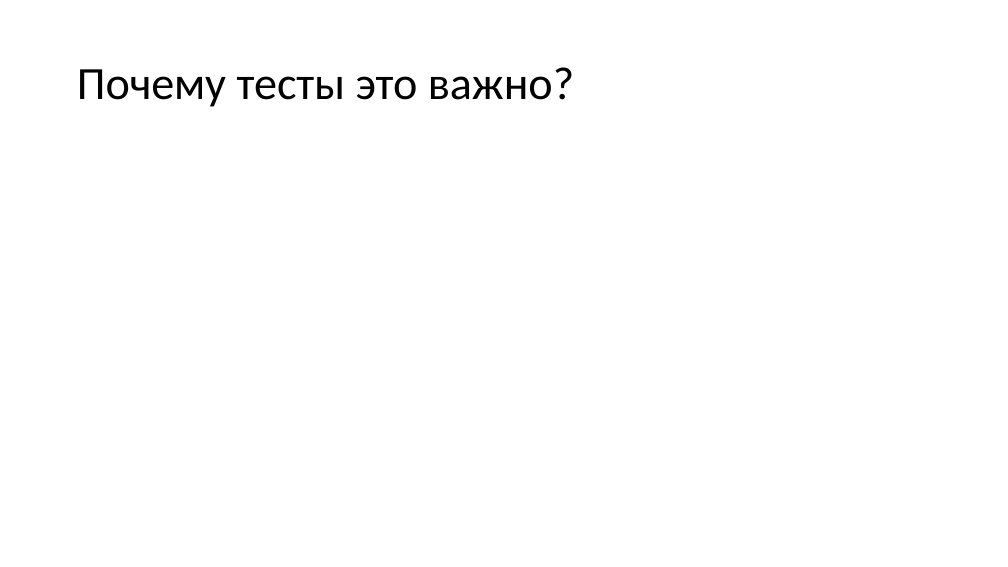
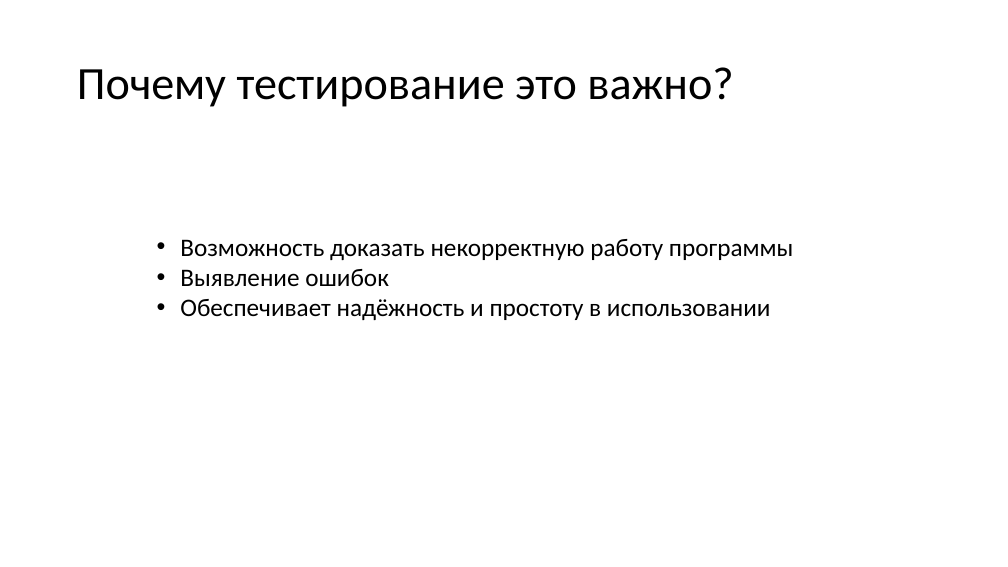
Before and after one commit to N0tilT/Timelon, a slide deck: slide 23 of docs/Timelon.pptx. Drawn at 1008x567 pixels with LibreOffice and Linux fonts; fonts in the diff are those of the drawing. Boxes give left, top, right and bottom in pixels: in the first picture for what was removed or moved away, otherwise in the second. Text is boxed around its words. In the diff, an @@ line names an element or a change of style, - is before the commit and + after.

```diff
--- a/docs/Timelon.pptx
+++ b/docs/Timelon.pptx
@@ title at box(77, 67, 733, 107): text changed @@
-Почему тесты это важно?
+Почему тестирование это важно?
@@ text added at box(180, 239, 793, 320), 24 pt, text #000000 @@
+• Возможность доказать некорректную работу программы
+• Выявление ошибок
+• Обеспечивает надёжность и простоту в использовании
```
Also in this commit, not shown: 4 other slides changed.
